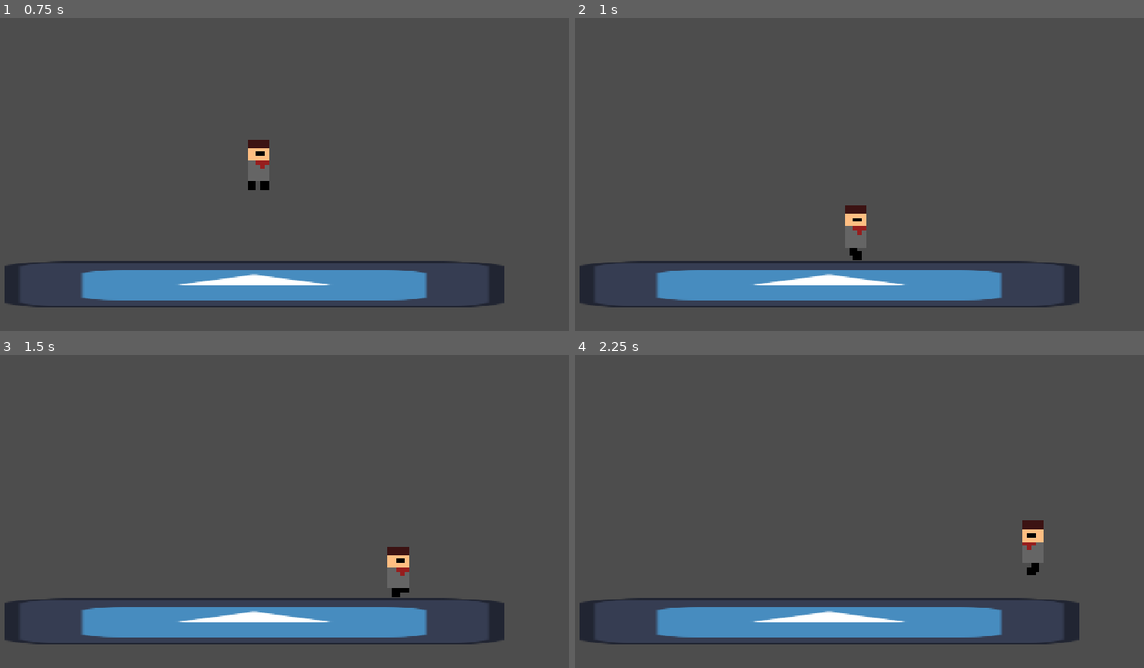
Above: before the commit, frames 1-4 (two rows, left to right).
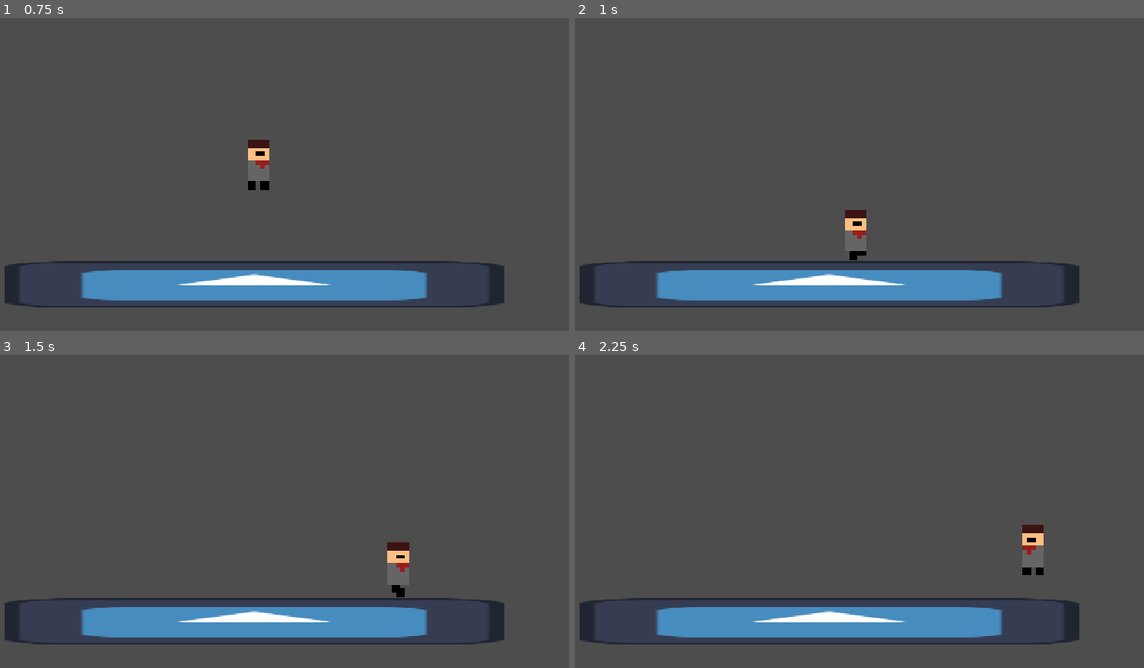
Above: after the commit, the same moments.

Repository: Coog-Interactive/GMTK-Team-Godot
Game: Godot game, scene res://source/scenes/level0.tscn
Same seed, same stepped clock (60 frames per second), same inputs: the game is played once before the commit and once after it. The project has no main scene, so this scene is started directly. The engine's default icon, where the game draws it, is replaced by a stand-in: a white triangle on a blue panel in a dark square.
Inputs:
- Up to frame 1 (0.75 s): tap Enter (ui_accept) at 0.5 s; hold Right (ui_right) from 0.53 s (still down); hold Z (dash) from 0.53 s (still down)
- Up to frame 2 (1 s): keep holding Right (ui_right); keep holding Z (dash); tap Enter (ui_accept) at 0.77 s
- Up to frame 3 (1.5 s): keep holding Right (ui_right); release Z (dash) at 1.28 s; tap Z (dash) at 1.35 s
- Up to frame 4 (2.25 s): tap Enter (ui_accept) at 1.52 s; release Right (ui_right) at 2.03 s; hold Left (ui_left) from 2.03 s (still down); hold Z (dash) from 2.03 s (still down)

Frame 1 is identical in both runs. In frame 2, 0.3% of the frame differs, in the area x 47-52%, y 59-78%; in frame 3, 0.3%; in frame 4, 0.3%, in the area x 78-83%, y 52-71%.

Commit message:
Change Animation Speed Scale if Sprinting

Diff:
--- a/source/scripts/player.gd
+++ b/source/scripts/player.gd
@@ -41,5 +41,10 @@
 	elif velocity.x < 0:
 		$Sprite2D.flip_h = true
 
+	# TODO: Remove magic numbers
+	if speed == DASH_SPEED:
+		$Sprite2D.speed_scale = 5.0
+	else:
+		$Sprite2D.speed_scale = 3.0
 
 	move_and_slide()
